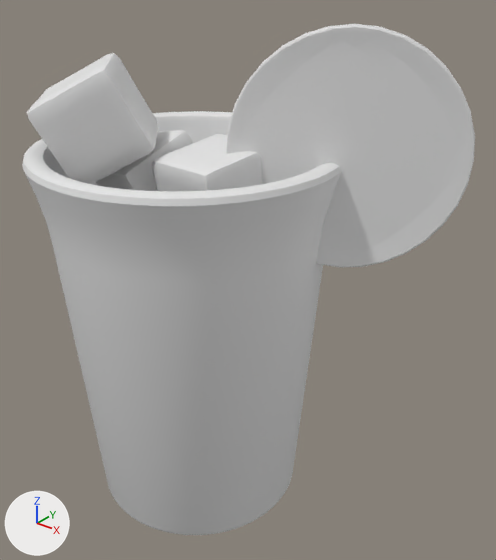
What one commit did to the OBJ model public/assets/drink-baked/blog0107.obj.
Both versions are drawn from a 50 mm lens placed at (4.23, -4.43, 5.31), pointed at (0.56, 0.16, 2.47). Lighting does not change. The marker at lower left points along +X, +Y and +Z. The picture after the commit comes second. Where no turn or scale is listed for an object, it has been applied to the vertices.
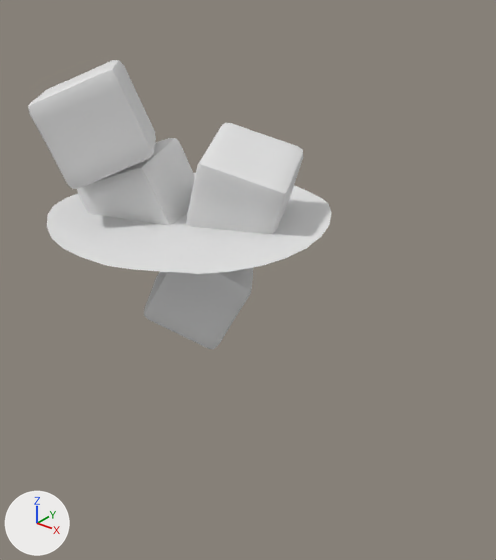
Where the change shows, as pixel boxes (x1, y1, x2, y2) in the pictures (496 x 560 px; the box of a moved part takes in the faces that stretch with it):
'Cylinder', deleted: before (22, 111, 341, 535)
'Circle.001', deleted: before (226, 24, 475, 267)
'Cube.002', reshaped: before (152, 134, 262, 191); after (185, 123, 303, 234)
'Cube.003', reshaped: before (27, 53, 159, 184); after (28, 60, 156, 189)
'Cube.001', reshaped: before (94, 130, 193, 191); after (77, 138, 195, 225)
part 1 of me_cube, moved or reshaped (not visible before): after (144, 267, 254, 349)
part 5 of me_plane, moved or reshaped (not visible before): after (47, 173, 331, 274)

The change, as a list of edits to the scene's bpy script:
```text
Change me_cube:
    used by ob_cube; location = (0.0, 0.0, 0.0)
    remove me_cube.from_pydata(...)  # 386 vertices, 384 faces; spans x -0.65..0.622, y -0.633..0.618, z 1.773..2.883
    add me_cube.from_pydata(...)  # 386 vertices, 384 faces; spans x -0.567..0.683, y -0.557..0.634, z 1.777..2.814
    me_cube part 1: the whole mesh is multiplied about its middle by the matrix ((-0.934, -0.321, 0.159), (0.043, 0.342, 0.939), (-0.355, 0.883, -0.306)), then moved by (0.072, 0.046, -0.032)
Change me_cube_001:
    used by ob_cube_001; location = (0.0, 0.0, 0.0)
    remove me_cube_001.from_pydata(...)  # 386 vertices, 384 faces; spans x -0.985..0.041, y -0.532..0.554, z 2.663..3.774
    add me_cube_001.from_pydata(...)  # 386 vertices, 384 faces; spans x -1.004..0.132, y -0.711..0.366, z 2.631..3.684
    me_cube_001 part 2: the whole mesh is multiplied about its middle by the matrix ((0.891, -0.41, -0.196), (0.445, 0.873, 0.201), (0.089, -0.266, 0.96)), then moved by (0.035, -0.183, -0.061)
Change me_cube_002:
    used by ob_cube_002; location = (0.0, 0.0, 0.0)
    remove me_cube_002.from_pydata(...)  # 386 vertices, 384 faces; spans x -0.054..0.892, y -0.564..0.418, z 2.889..3.813
    add me_cube_002.from_pydata(...)  # 386 vertices, 384 faces; spans x -0.095..1.088, y -0.358..0.726, z 2.79..3.879
    me_cube_002 part 3: the whole mesh is multiplied about its middle by the matrix ((0.191, -0.942, 0.275), (-0.102, -0.298, -0.949), (0.976, 0.153, -0.153)), then moved by (0.078, 0.257, -0.017)
Change me_cube_003:
    used by ob_cube_003; location = (0.0, 0.0, 0.0)
    remove me_cube_003.from_pydata(...)  # 386 vertices, 384 faces; spans x -1.218..0.013, y -1.136..0.093, z 3.407..4.459
    add me_cube_003.from_pydata(...)  # 386 vertices, 384 faces; spans x -1.173..0.048, y -1.16..0.036, z 3.411..4.432
    me_cube_003 part 4: the whole mesh is multiplied about its middle by the matrix ((0.477, -0.471, -0.742), (-0.421, 0.618, -0.664), (0.771, 0.629, 0.096)), then moved by (0.039, -0.04, -0.012)
Change me_plane:
    used by ob_plane; location = (0.0, 0.0, 0.0)
    remove me_plane.from_pydata(...)  # 262 vertices, 82 faces; spans x -1.3..1.3, y -1.3..1.3, z 3.03..3.1
    add me_plane.from_pydata(...)  # 234 vertices, 175 faces; spans x -1.31..1.31, y -1.31..1.31, z 3.03..3.1
    me_plane part 5: 18 vertices moved from x -0.71..0.71, y -1.3..1.3, z 3.06..3.07 to x -0.72..0.72, y -1.31..1.31, z 3.05..3.07; 190 vertices removed from x -1.3..1.3, y -1.28..1.28, z 3.03..3.1; 162 vertices added at x -1.31..1.31, y -1.28..1.28, z 3.03..3.1
Remove ob_circle_001:
    ob_circle_001 = bpy.data.objects.new('Circle.001', me_circle_001)
    ob_circle_001.location = (0.0, 0.0, 0.0)
Remove ob_cylinder:
    ob_cylinder = bpy.data.objects.new('Cylinder', me_cylinder)
    ob_cylinder.location = (0.0, 0.0, 0.0)
```
